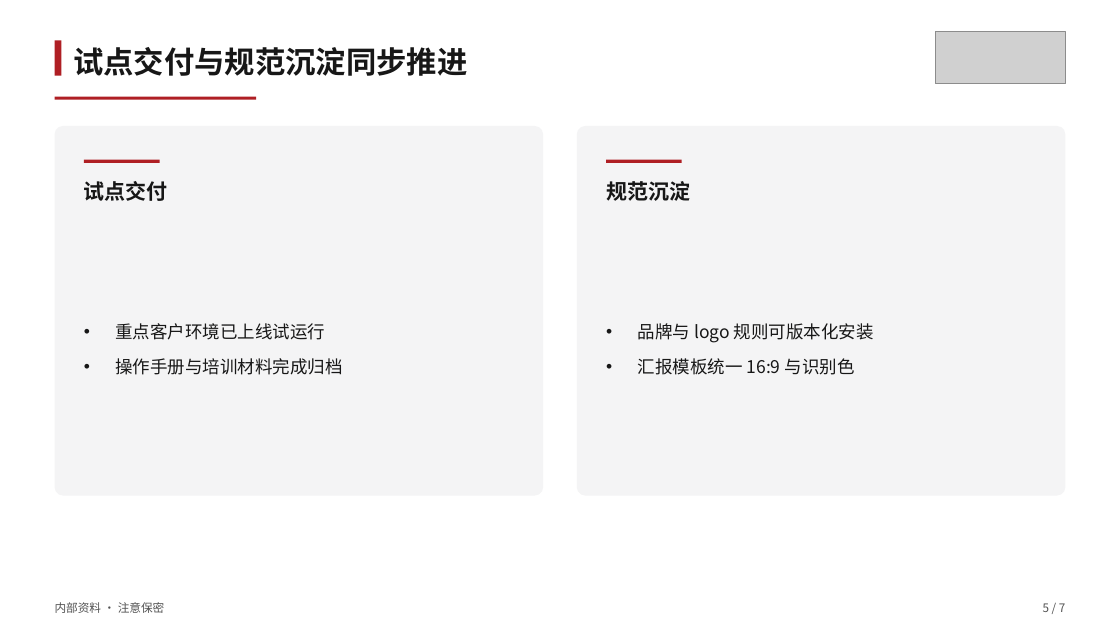
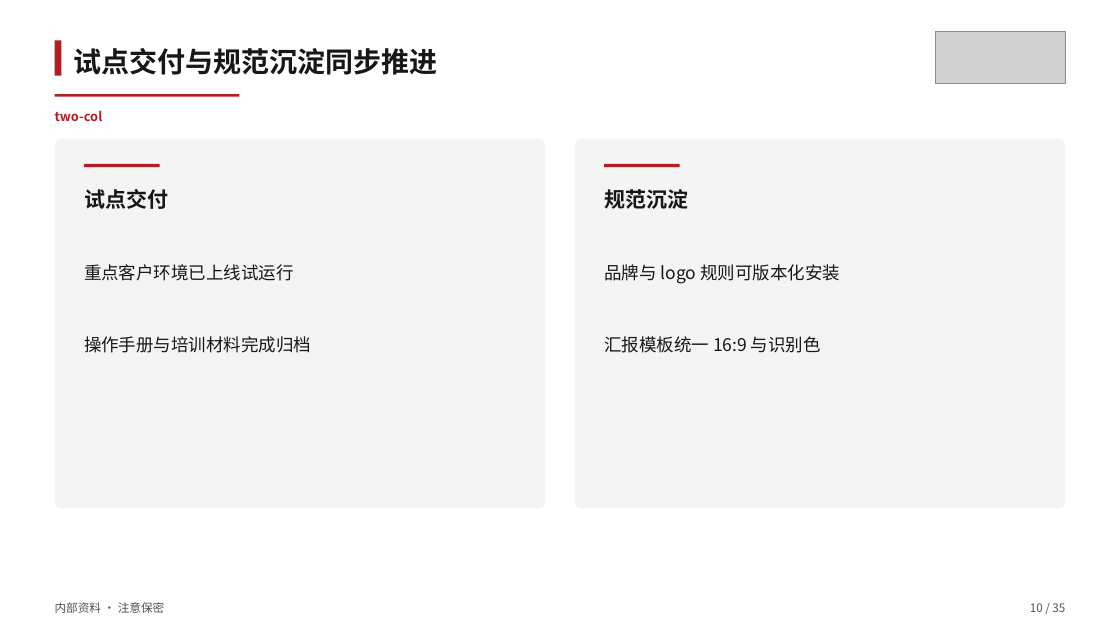
Before and after one commit to tao66175545-boop/sugon-cloud-skillui, a slide deck: slide 10 of skills/sugon-ppt-template/examples/sample-deck.pptx (slide 5 before the commit). Drawn at 1120x630 pixels with LibreOffice and Linux fonts; fonts in the diff are those of the drawing; grey boxes stand for pictures. Boxes give left, top, right and bottom in pixels: in the first picture for what was removed or moved away, otherwise in the second. Text is boxed around its words. In the diff, an @@ line names an element or a change of style, - is before the commit and + after.

```diff
--- a/skills/sugon-ppt-template/examples/sample-deck.pptx
+++ b/skills/sugon-ppt-template/examples/sample-deck.pptx
@@ text "试点交付与规范沉淀同步推进" at [73, 48, 437, 75]: size 26 to 24 pt @@
@@ rectangle: place and size @@
-rectangle at [55, 97, 256, 100]
+rectangle at [55, 94, 239, 97]
@@ text added at [55, 110, 103, 121], 11 pt, text #AF1F24, bold @@
+two-col
@@ rounded rectangle: place and size @@
-rounded rectangle at [55, 126, 544, 496]
+rounded rectangle at [55, 139, 545, 508]
@@ rounded rectangle at [55, 139, 545, 508]: proportions changed @@
@@ rounded rectangle: place and size @@
-rounded rectangle at [577, 126, 1066, 496]
+rounded rectangle at [575, 139, 1065, 508]
@@ rounded rectangle at [575, 139, 1065, 508]: proportions changed @@
@@ rectangle: place and size @@
-rectangle at [84, 160, 160, 163]
+rectangle at [84, 164, 160, 167]
@@ rectangle: place and size @@
-rectangle at [607, 160, 682, 163]
+rectangle at [604, 164, 680, 167]
@@ text "试点交付": place and size @@
-text "试点交付" at [84, 181, 168, 201]
+text "试点交付" at [84, 189, 168, 209]
@@ text "规范沉淀": place and size @@
-text "规范沉淀" at [606, 181, 690, 201]
+text "规范沉淀" at [604, 189, 688, 209]
@@ text added at [84, 264, 294, 281], 15 pt, text #171717 @@
+重点客户环境已上线试运行
@@ text added at [604, 264, 840, 284], 15 pt, text #171717 @@
+品牌与 logo 规则可版本化安装
@@ text "操作手册与培训材料完成归档": place and size @@
-text "操作手册与培训材料完成归档" at [115, 323, 342, 375]
+text "操作手册与培训材料完成归档" at [84, 336, 311, 353]
@@ text "操作手册与培训材料完成归档" at [84, 336, 311, 353]: bullet • to none; less space between paragraphs @@
@@ text at [115, 323, 325, 340]: paragraph removed @@
-• 重点客户环境已上线试运行
@@ text "汇报模板统一 16:9 与识别色" at [604, 336, 821, 353]: bullet • to none; less space between paragraphs @@
@@ text "汇报模板统一 16:9 与识别色": place and size @@
-text "汇报模板统一 16:9 与识别色" at [638, 323, 874, 375]
+text "汇报模板统一 16:9 与识别色" at [604, 336, 821, 353]
@@ text at [638, 323, 874, 343]: paragraph removed @@
-• 品牌与 logo 规则可版本化安装
@@ text at [1030, 603, 1065, 612]: text changed @@
-5 / 7
+10 / 35
```
Also in this commit, not shown: 6 other slides changed, 28 slides added, 12 other files.
